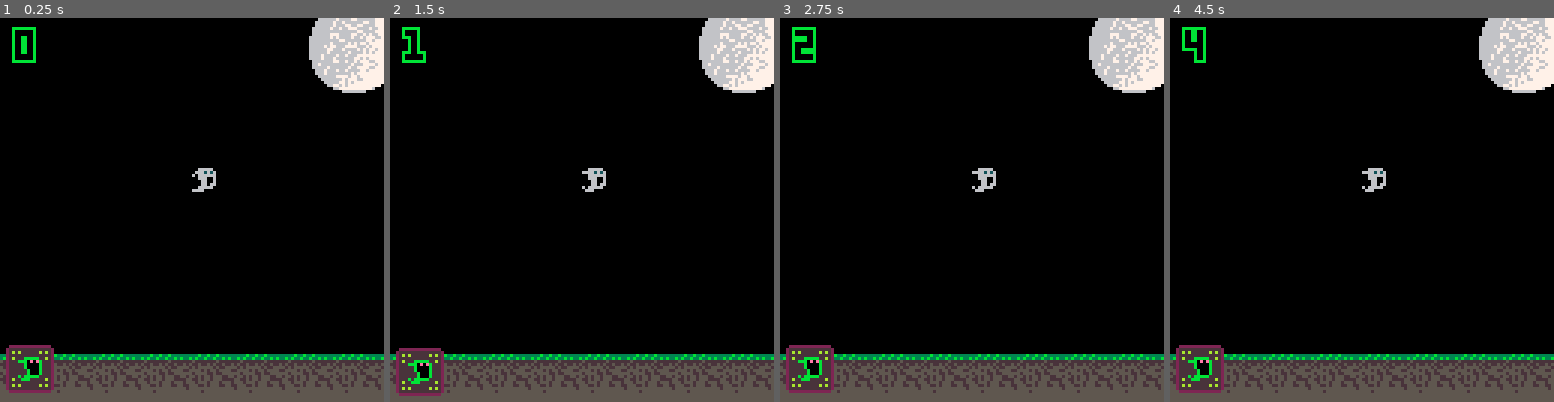
Above: before the commit, frames 1-4 (left to right).
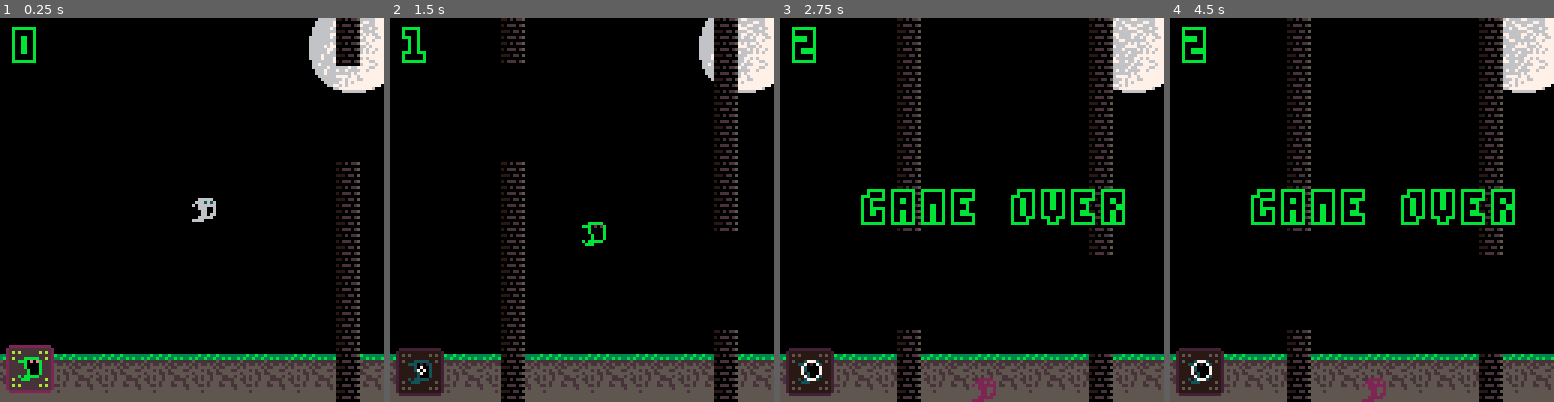
Above: after the commit, the same moments.

Repository: wordsamoment/pico-8
Game: PICO-8 cartridge carts/wordsamoment/flappy-ghost/main.p8
Two runs of this game, one before a commit and one after it. Both use one fixed random seed, a clock stepped at 60 frames per second and the inputs below.
Inputs:
- Up to frame 1 (0.25 s): no input
- Up to frame 2 (1.5 s): tap X (X key) at 0.33, 1.07 s; tap O (Z key) at 0.7 s
- Up to frame 3 (2.75 s): hold Right 1.6-2.1 s; tap O (Z key) at 1.7, 2.1, 2.5 s; tap X (X key) at 1.85 s; hold Up 2.15-2.42 s; hold Right from 2.47 s (still down)
- Up to frame 4 (4.5 s): tap O (Z key) every 0.4 s from 2.9 to 4.1 s; tap X (X key) at 2.97, 4.08 s; release Right at 3.03 s; hold Left 3.08-3.58 s; hold Down 3.63-3.97 s; hold Right from 4.02 s (still down)

The runs differ from the first frame. In frame 1, 3.1% of the frame differs, in the area x 50-94%, y 0-100%; in frame 2, 6.9%; in frame 3, 8.9%; in frame 4, 9.0%, in the area x 1-90%, y 0-100%.

Commit message:
Migrated rectfill walls to sprite walls.

Diff:
--- a/carts/wordsamoment/flappy-ghost/environment/world.lua
+++ b/carts/wordsamoment/flappy-ghost/environment/world.lua
@@ -1,3 +1,8 @@
 function createWorld()
-	WORLD = { edge_left = 0, edge_right = 127, ceiling = 0, floor = 127 }
+	WORLD = {
+		edge_left = 0,
+		edge_right = 127,
+		ceiling = 0,
+		floor = 127
+	}
 end
--- a/carts/wordsamoment/flappy-ghost/ghost/ghost.lua
+++ b/carts/wordsamoment/flappy-ghost/ghost/ghost.lua
@@ -1,6 +1,17 @@
 ---- INIT -----------------------
 function createGhost()
-	GHOST = { x = 64, y = 50, size = 8, vertical_speed = 0, jump_speed = GAME.speed * 90, current_sprite = 0, next_sprite_set_step = 2, sprite_choice = 0, jumping = false, invisible = false }
+	GHOST = {
+		x = 64,
+		y = 50,
+		size = 8,
+		vertical_speed = 0,
+		jump_speed = GAME.speed * 90,
+		current_sprite = 0,
+		next_sprite_set_step = 2,
+		sprite_choice = 0,
+		jumping = false,
+		invisible = false
+	}
 end
 
 ---- CALCULATIONS -----------------------
@@ -20,12 +31,12 @@
 		if GHOST.x < wall.x + wall.width
 				and GHOST.x + GHOST.size > wall.x
 				and GHOST.y < wall.top_part.y + wall.top_part.height
-				and GHOST.y + GHOST.size - 1 > wall.top_part.y then
+				and GHOST.y + GHOST.size > wall.top_part.y then
 			return true
 		elseif GHOST.x < wall.x + wall.width
 				and GHOST.x + GHOST.size > wall.x
 				and GHOST.y < wall.bottom_part.y + wall.bottom_part.height
-				and GHOST.y + GHOST.size - 1 > wall.bottom_part.y then
+				and GHOST.y + GHOST.size > wall.bottom_part.y then
 			return true
 		else
 			return false
@@ -126,5 +137,5 @@
 end
 
 function ghostDrawHitBox()
-	rect(GHOST.x, GHOST.y, GHOST.x + GHOST.size, GHOST.y + (GHOST.size - 1))
+	rect(GHOST.x, GHOST.y, GHOST.x + GHOST.size, GHOST.y + GHOST.size, COLORS.neon_green)
 end
--- a/carts/wordsamoment/flappy-ghost/main.p8
+++ b/carts/wordsamoment/flappy-ghost/main.p8
@@ -72,8 +72,7 @@
 	createScore()
 	createWorld()
 	createGhost()
-	GHOST_PARTICLES = {}
-	WALLS = {}
+
 	poke(0x5f5c, 255)
 	-- Make btnp not repeat
 	createWall()
@@ -86,11 +85,11 @@
 		calculateTimers()
 		spawnGhostParticles()
 		moveGhostParticles()
-		-- ghostCalculateBehavior()
+		ghostCalculateBehavior()
 		ghostCalculateAnimation()
 		wallCalculateBehavior()
 		scorePoint()
-		-- GAME.over = isGameOver()
+		GAME.over = isGameOver()
 	end
 end
 
@@ -116,14 +115,14 @@
 0006606600066066000666660006666600030003000b000b00030003000b000b00022022000220228cccaaa0808accc82444bbb0e0eb44420000000000000000
 0066666060666660006666606066666000333330b0bbbbb000333330b0bbbbb000222220002222208ccccca0000accc8244444b0000b44420000000000000000
 66660000066600006666000006660000333300000bbb0000333300000bbb000022220000222200008ccccca0000accc8244444b0000b44420000000000000000
-444444441414144100000000000000000000000000000000000000000000000000000000000000008cccccca000accc82444444b000b44420000000000000000
+44444444cc04044500000000000000000000000000000000000000000000000000000000000000008cccccca000accc82444444b000b44420000000000000000
 000000000000000000000000000000000000000000000000000000000000000000000000000000008cccccca000accc82444444b000b44420000000000000000
-404440444044404400000000000000000000000000000000000000000000000000000000000000008cccacaaaaacccc82444b4bbbbb444420000000000000000
+40444044c044404500000000000000000000000000000000000000000000000000000000000000008cccacaaaaacccc82444b4bbbbb444420000000000000000
 000000000000000000000000000000000000000000000000000000000000000000000000000000008c5ccaaaccccc5c824d44bbb44444d420000000000000000
-444044044440440400000000000000000000000000000000000000000000000000000000000000008cccccccccccccc824444444444444420000000000000000
+44404404ccc0440500000000000000000000000000000000000000000000000000000000000000008cccccccccccccc824444444444444420000000000000000
 000000000000000000000000000000000000000000000000000000000000000000000000000000008c5c5cccccc5c5c824d4d444444d4d420000000000000000
-404440444044404400000000000000000000000000000000000000000000000000000000000000008cccccccccccccc824444444444444420000000000000000
-00000000eeeeeeee0000000000000000000000000000000000000000000000000000000000000000f88888888888888ff22222222222222f0000000000000000
+40444044c044404500000000000000000000000000000000000000000000000000000000000000008cccccccccccccc824444444444444420000000000000000
+00000000000000000000000000000000000000000000000000000000000000000000000000000000f88888888888888ff22222222222222f0000000000000000
 00000000000000000000000000000000000000000000000000000000000000000000000000000000000000000000000000000000000000000000000000000000
 00000000000000000000000000000000000000000000000000000000000000000000000000000000000000000000000000000000000000000000000000000000
 00000000000000000000000000000000000000000000000000000000000000000000000000000000000000000000000000000000000000000000000000000000
--- a/carts/wordsamoment/flappy-ghost/setup/game.lua
+++ b/carts/wordsamoment/flappy-ghost/setup/game.lua
@@ -1,3 +1,11 @@
 function createGame()
-	GAME = { speed = 1, wall_gap = 32, max_walls = 2, over = false }
+	GAME = {
+		speed = 1,
+		wall_gap = 32,
+		max_walls = 2,
+		over = false,
+		sprite_size = 7
+	}
+	WALLS = {}
+	GHOST_PARTICLES = {}
 end
--- a/carts/wordsamoment/flappy-ghost/wall/wall.lua
+++ b/carts/wordsamoment/flappy-ghost/wall/wall.lua
@@ -1,15 +1,20 @@
 ---- INIT -----------------------
+
 function createWall()
 	if #WALLS < GAME.max_walls then
-		local height = (flr(rnd(11)) * 8) + 8
 		local gap_position = (flr(rnd(11)) * 8) + 8
+		local bricks = { 0, 8, 16, 24, 32, 40, 48, 56, 64, 72, 80, 88, 96, 104, 112, 120, 128 }
+		for i = 0, 3 do
+			del(bricks, gap_position + (i * 8))
+		end
 		local wall = {
 			x = 128,
-			width = 5,
-			gaps = { gap_position, gap_position + 8, gap_position + 16, gap_position + 24 },
+			width = GAME.sprite_size,
+			gap_position = gap_position,
+			bricks = bricks,
 			-- Shared x and width for top and bottom wall
-			top_part = { y = WORLD.ceiling, height = height },
-			bottom_part = { y = height + GAME.wall_gap, height = WORLD.floor }
+			top_part = { y = WORLD.ceiling, height = gap_position },
+			bottom_part = { y = gap_position + GAME.wall_gap, height = WORLD.floor }
 		}
 		add(WALLS, wall)
 	end
@@ -41,10 +46,12 @@
 function wallDraw()
 	palt(0, false)
 	for wall in all(WALLS) do
-		-- spr(17, flr(wall.x + 0.5), brick)
+		for brick in all(wall.bricks) do
+			spr(17, flr(wall.x + 0.5), brick)
+		end
+		-- Debug wall draw
 		-- rectfill(flr(wall.x + 0.5), wall.top_part.y, flr(wall.x + 0.5) + wall.width, wall.top_part.y + wall.top_part.height, COLORS.dark_green)
 		-- rectfill(flr(wall.x + 0.5), wall.bottom_part.y, flr(wall.x + 0.5) + wall.width, wall.bottom_part.y + wall.bottom_part.height, COLORS.dark_green)
 	end
-
 	palt(0, true)
 end
